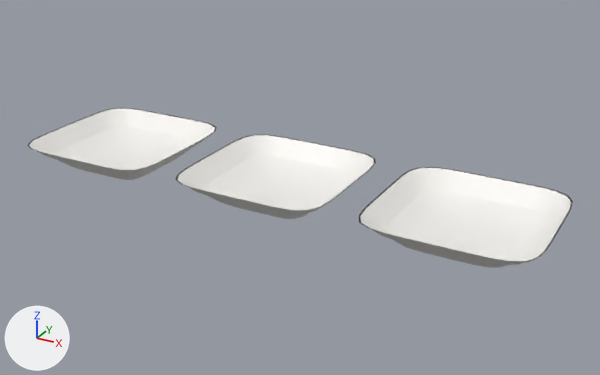
What one commit did to the glTF model public/modelos/ORI-59.glb.
Camera for both pictures: a 50 mm lens placed at (0.239, -0.407, 0.212), pointed at (0.012, 0.005, 0.006). The lights are fixed; the arrows at lower left show +X, +Y and +Z. The older version comes first. Where no turn or scale is listed for an object, it has been applied to the vertices. Vertices at exactly the same position are counted once.

The scene before the commit, as lines of its bpy script (objects in view):
```python
me_mesh_0 = bpy.data.meshes.new('Mesh_0')
me_mesh_0.from_pydata(...)  # 345 vertices, 672 faces; spans x -0.05..0.05, y -0.05..0.05, z 0.0..0.018
me_mesh_0.materials.append(mat_ceramica)  # white #f4f2ee
me_mesh_1 = bpy.data.meshes.new('Mesh_1')
me_mesh_1.from_pydata(...)  # 345 vertices, 672 faces; spans x -0.05..0.05, y -0.05..0.05, z 0.0..0.018
me_mesh_1.materials.append(mat_ceramica_001)  # white #f4f2ee
me_mesh_2 = bpy.data.meshes.new('Mesh_2')
me_mesh_2.from_pydata(...)  # 345 vertices, 672 faces; spans x -0.05..0.05, y -0.05..0.05, z 0.0..0.018
me_mesh_2.materials.append(mat_ceramica_002)  # white #f4f2ee
ob_mesh_0 = bpy.data.objects.new('Mesh_0', me_mesh_0)
ob_mesh_0.location = (-0.12, 0.0, 0.0)
ob_mesh_1 = bpy.data.objects.new('Mesh_1', me_mesh_1)
ob_mesh_1.location = (0.0, 0.0, 0.0)
ob_mesh_2 = bpy.data.objects.new('Mesh_2', me_mesh_2)
ob_mesh_2.location = (0.12, 0.0, 0.0)
```
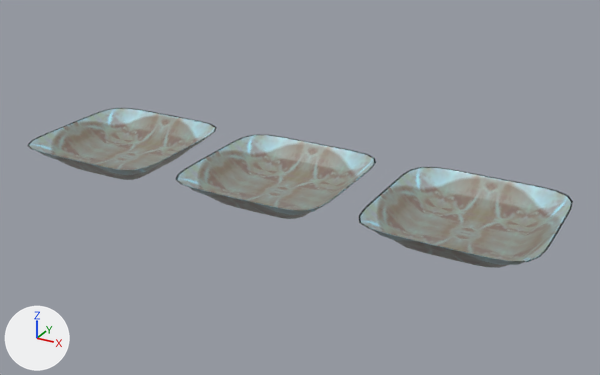
Pixel boxes [x1, y1, x2, y2] of what changed, in the pictures (600 x 375 px):
'Mesh_2', recoloured, surface changed (white to grey): [359, 167, 573, 268] in both
'Mesh_1', recoloured, surface changed (white to grey): [176, 135, 376, 219] in both
'Mesh_0', recoloured (white to grey): [28, 108, 217, 180] in both

Edits to the bpy script that builds the scene:
```text
Add img_ori_59_0_top_jpg:
    img_ori_59_0_top_jpg = load_image('ORI-59-0-top.jpg', '_unpacked/ORI-59-0-top.jpg', 512, 512, 'sRGB')
Add mat_tex_ori_59_0_top_jpg_231_226_218_gloss_002:
    mat_tex_ori_59_0_top_jpg_231_226_218_gloss_002 = principled_material('tex|ORI-59-0-top.jpg|231,226,218|gloss.002')
    mat_tex_ori_59_0_top_jpg_231_226_218_gloss_002.texture = img_ori_59_0_top_jpg
    mat_tex_ori_59_0_top_jpg_231_226_218_gloss_002.roughness = 0.32
    mat_tex_ori_59_0_top_jpg_231_226_218_gloss_002.coat_weight = 0.6
    mat_tex_ori_59_0_top_jpg_231_226_218_gloss_002.coat_roughness = 0.12
Add mat_tex_ori_59_0_top_jpg_231_226_218_gloss_001:
    mat_tex_ori_59_0_top_jpg_231_226_218_gloss_001 = principled_material('tex|ORI-59-0-top.jpg|231,226,218|gloss.001')
    mat_tex_ori_59_0_top_jpg_231_226_218_gloss_001.texture = img_ori_59_0_top_jpg
    mat_tex_ori_59_0_top_jpg_231_226_218_gloss_001.roughness = 0.32
    mat_tex_ori_59_0_top_jpg_231_226_218_gloss_001.coat_weight = 0.6
    mat_tex_ori_59_0_top_jpg_231_226_218_gloss_001.coat_roughness = 0.12
Add mat_tex_ori_59_0_top_jpg_231_226_218_gloss:
    mat_tex_ori_59_0_top_jpg_231_226_218_gloss = principled_material('tex|ORI-59-0-top.jpg|231,226,218|gloss')
    mat_tex_ori_59_0_top_jpg_231_226_218_gloss.texture = img_ori_59_0_top_jpg
    mat_tex_ori_59_0_top_jpg_231_226_218_gloss.roughness = 0.32
    mat_tex_ori_59_0_top_jpg_231_226_218_gloss.coat_weight = 0.6
    mat_tex_ori_59_0_top_jpg_231_226_218_gloss.coat_roughness = 0.12
Change me_mesh_0:
    where me_mesh_0.from_pydata(...)  # 345 vertices, 672 faces; spans x -0.05..0.05, y -0.05..0.05, z 0.0..0.018
    remove me_mesh_0.materials.append(mat_ceramica)  # white #f4f2ee
    add me_mesh_0.materials.append(mat_tex_ori_59_0_top_jpg_231_226_218_gloss)  # picture img_ori_59_0_top_jpg
Change me_mesh_1:
    where me_mesh_1.from_pydata(...)  # 345 vertices, 672 faces; spans x -0.05..0.05, y -0.05..0.05, z 0.0..0.018
    used by ob_mesh_1; location = (0.0, 0.0, 0.0)
    remove me_mesh_1.materials.append(mat_ceramica_001)  # white #f4f2ee
    me_mesh_1 part 1: texture (UV) coordinates of 672 of 672 faces, centred in x -0.0495..0.0495, y -0.0495..0.0495, z 0.0..0.0179, changed; they spanned u 0.0..1.0, v 0.0..1.0 and now span u 0.0..1.0, v 0.0..1.0
    add me_mesh_1.materials.append(mat_tex_ori_59_0_top_jpg_231_226_218_gloss_001)  # picture img_ori_59_0_top_jpg
Change me_mesh_2:
    where me_mesh_2.from_pydata(...)  # 345 vertices, 672 faces; spans x -0.05..0.05, y -0.05..0.05, z 0.0..0.018
    used by ob_mesh_2; location = (0.12, 0.0, 0.0)
    remove me_mesh_2.materials.append(mat_ceramica_002)  # white #f4f2ee
    me_mesh_2 part 2: texture (UV) coordinates of 672 of 672 faces, centred in x -0.0495..0.0495, y -0.0495..0.0495, z 0.0..0.0179, changed; they spanned u 0.0..1.0, v 0.0..1.0 and now span u 0.0..1.0, v 0.0..1.0
    add me_mesh_2.materials.append(mat_tex_ori_59_0_top_jpg_231_226_218_gloss_002)  # picture img_ori_59_0_top_jpg
```
